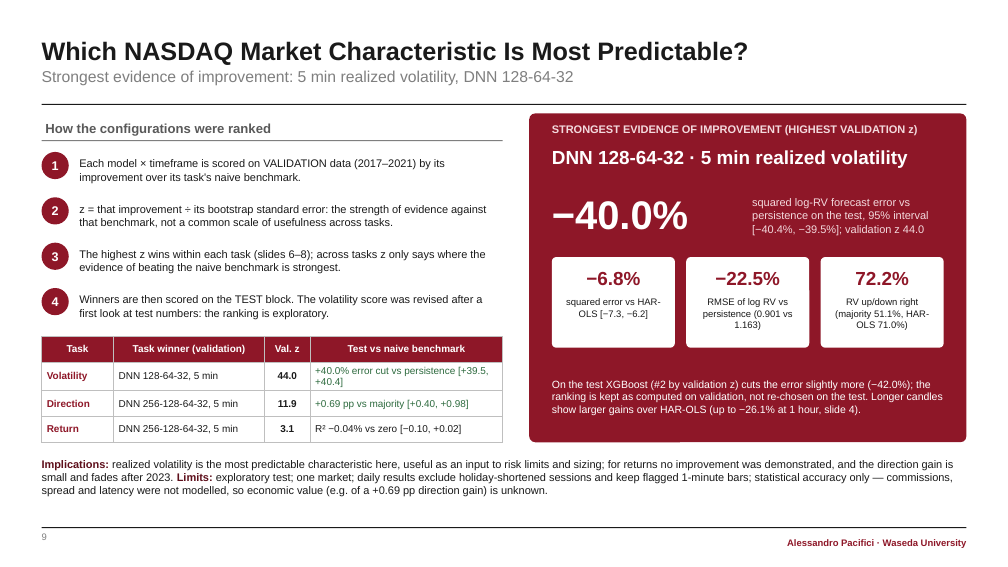
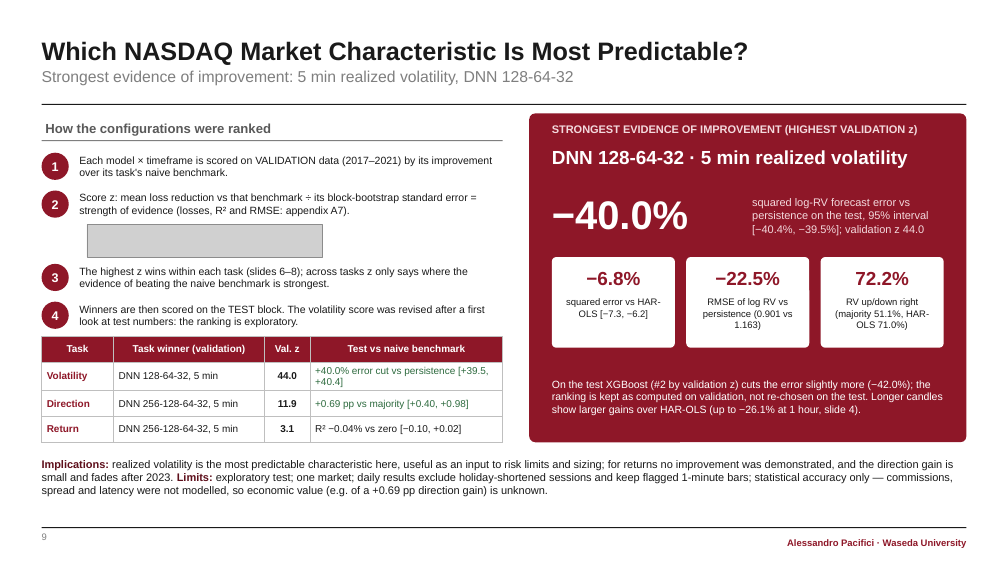
Before and after one commit to Paciooo/Project_ai_ML_bigdata, a slide deck: slide 9 of presentation/NASDAQ_multitarget_report.pptx. Drawn at 1008x567 pixels with LibreOffice and Linux fonts; fonts in the diff are those of the drawing; grey boxes stand for pictures. Boxes give left, top, right and bottom in pixels: in the first picture for what was removed or moved away, otherwise in the second. Text is boxed around its words. In the diff, an @@ line names an element or a change of style, - is before the commit and + after.

```diff
--- a/presentation/NASDAQ_multitarget_report.pptx
+++ b/presentation/NASDAQ_multitarget_report.pptx
@@ text "2": place and size @@
-text "2" at (52, 206, 59, 215)
+text "2" at (52, 200, 59, 209)
@@ ellipse: place and size @@
-ellipse at (42, 197, 69, 225)
+ellipse at (42, 191, 69, 218)
@@ text at (79, 193, 468, 216): text changed; size 10.5 to 10 pt @@
-z = that improvement ÷ its bootstrap standard error: the strength of evidence against that benchmark, not a common scale of usefulness across tasks.
+Score z: mean loss reduction vs that benchmark ÷ its block-bootstrap standard error = strength of evidence (losses, R² and RMSE: appendix A7).
@@ picture added at (87, 225, 322, 257) @@
@@ text "3": place and size @@
-text "3" at (52, 252, 59, 261)
+text "3" at (52, 273, 59, 282)
@@ ellipse: place and size @@
-ellipse at (42, 243, 69, 270)
+ellipse at (42, 264, 69, 291)
@@ size 10.5 to 10 pt in 3 elements at (79, 156, 493, 176), (79, 305, 485, 327), (79, 267, 468, 289) @@
@@ text "The highest z wins within ...": place and size @@
-text "The highest z wins within ..." at (79, 250, 485, 274)
+text "The highest z wins within ..." at (79, 267, 468, 289)
@@ text "Winners are then scored on ...": place and size @@
-text "Winners are then scored on ..." at (79, 295, 482, 319)
+text "Winners are then scored on ..." at (79, 305, 485, 327)
@@ text "4": place and size @@
-text "4" at (52, 297, 59, 306)
+text "4" at (52, 311, 59, 320)
@@ ellipse: place and size @@
-ellipse at (42, 288, 69, 315)
+ellipse at (42, 302, 69, 329)
```
Also in this commit, not shown: 17 other files.
